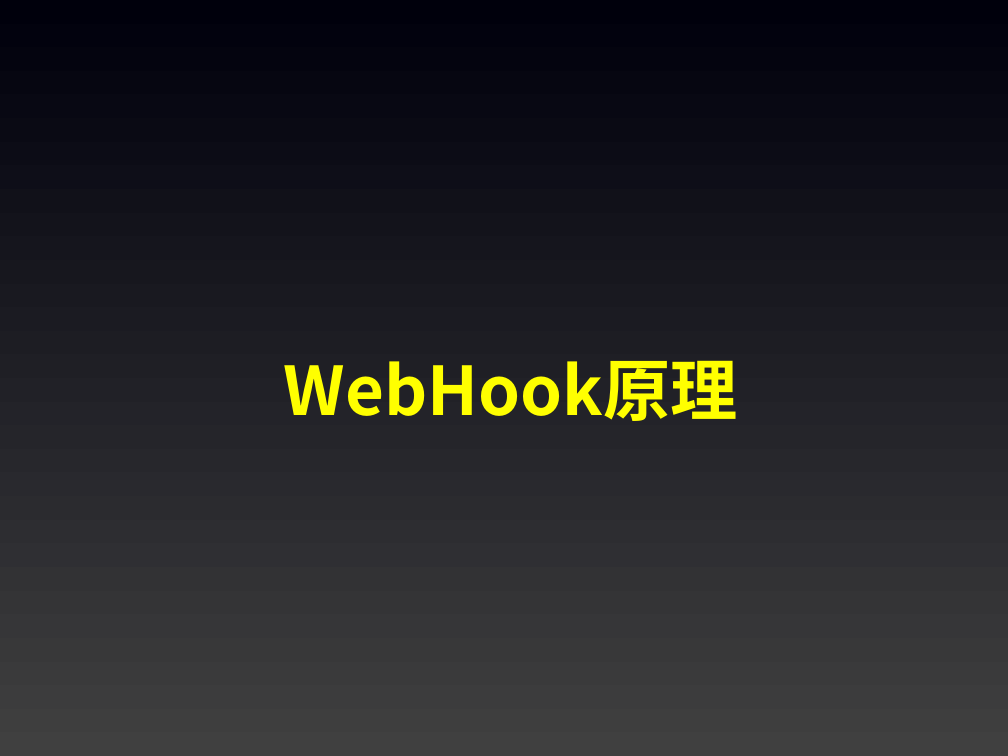
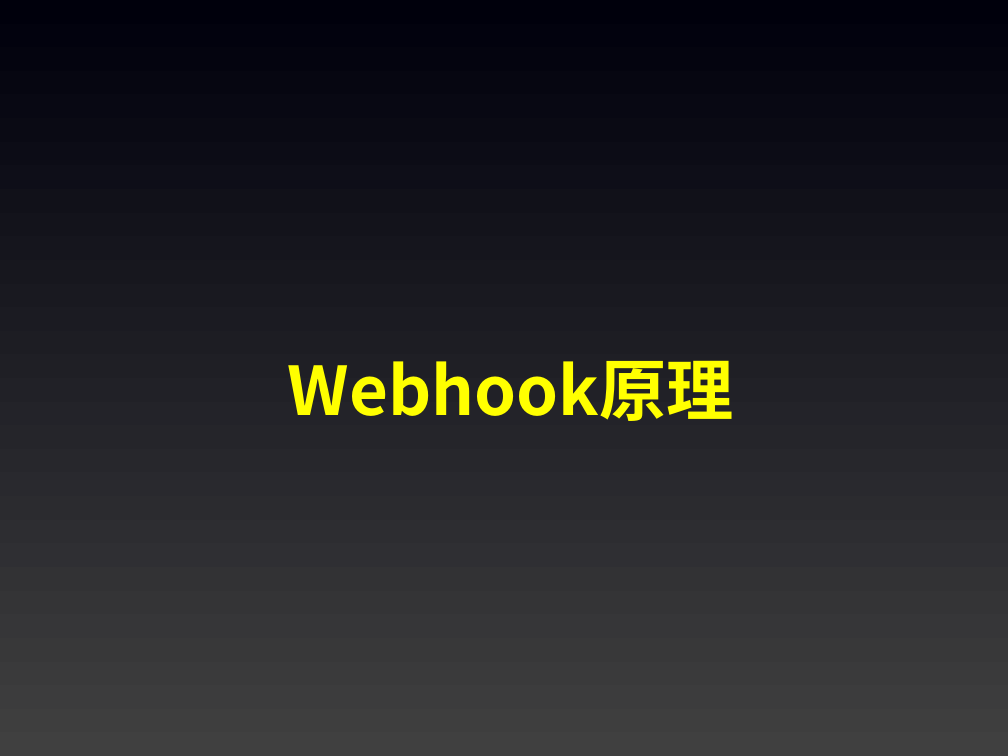
Before and after one commit to joshhu/sculinebot2024, a slide deck: slide 17 of Slides/05. 基礎觀念及知識.pptx (slide 35 before the commit). Drawn at 1008x756 pixels with LibreOffice and Linux fonts; fonts in the diff are those of the drawing. Boxes give left, top, right and bottom in pixels: in the first picture for what was removed or moved away, otherwise in the second. Text is boxed around its words. In the diff, an @@ line names an element or a change of style, - is before the commit and + after.

```diff
--- a/Slides/05. 基礎觀念及知識.pptx
+++ b/Slides/05. 基礎觀念及知識.pptx
@@ text at bbox=[288, 360, 734, 421]: text changed @@
-WebHook原理
+Webhook原理
```
Also in this commit, not shown: 6 other slides changed, 14 slides added, 20 slides removed, 4 other files.
